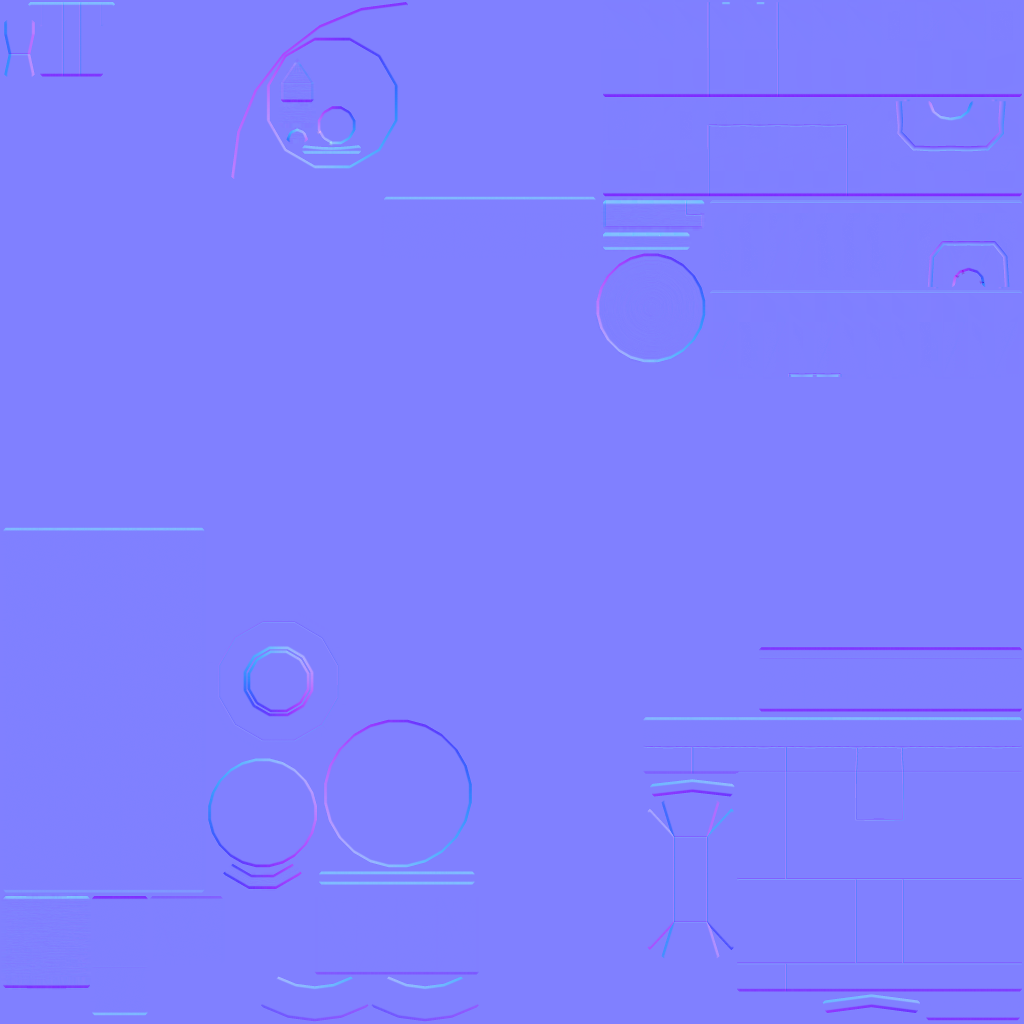
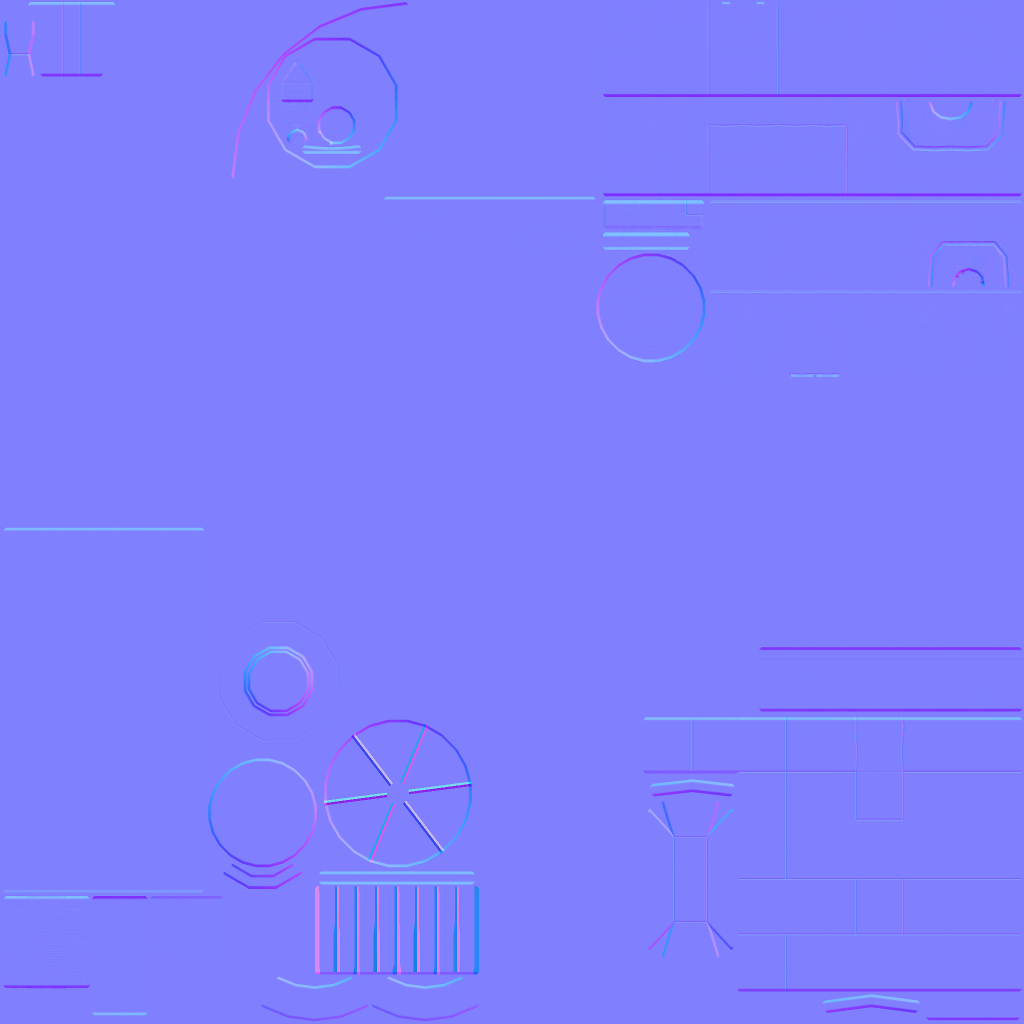
Layered file, before and after one edit (1024x1024). Changes by layer:
painted on "_panelline_baked" over (643, 717, 1022, 992)
painted on "Warstwa" over (315, 103, 1006, 975)
